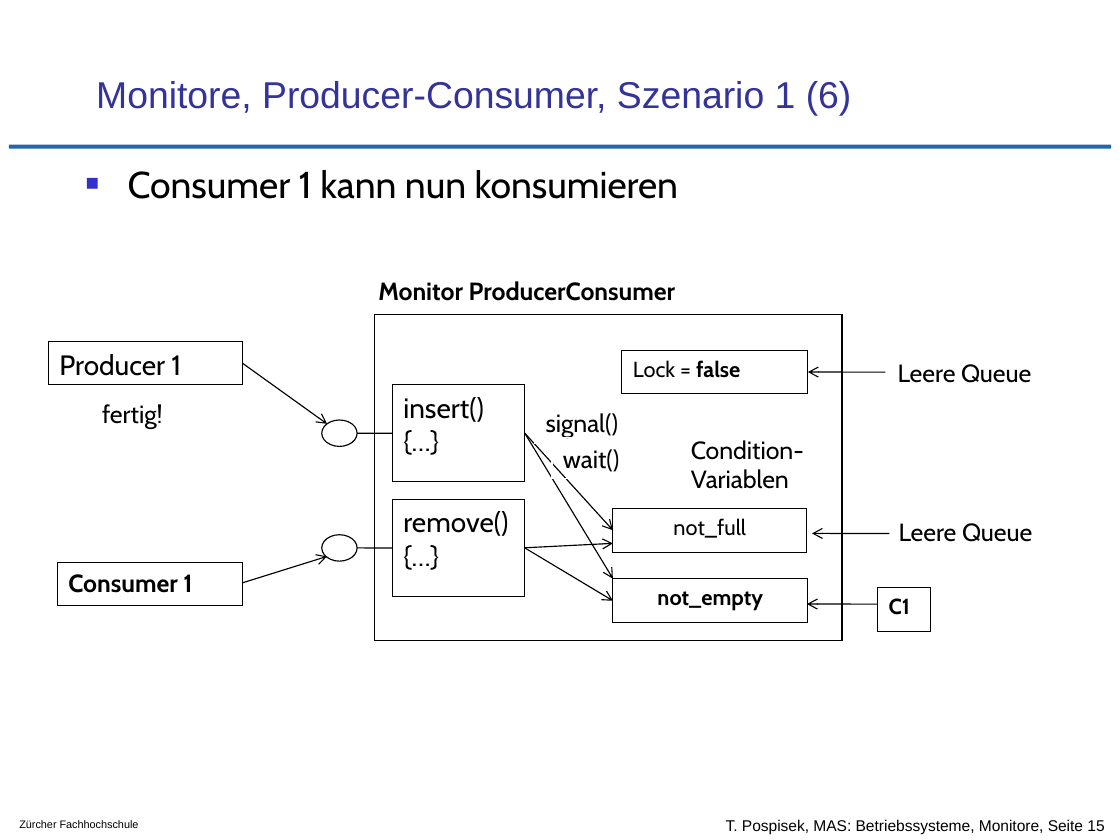
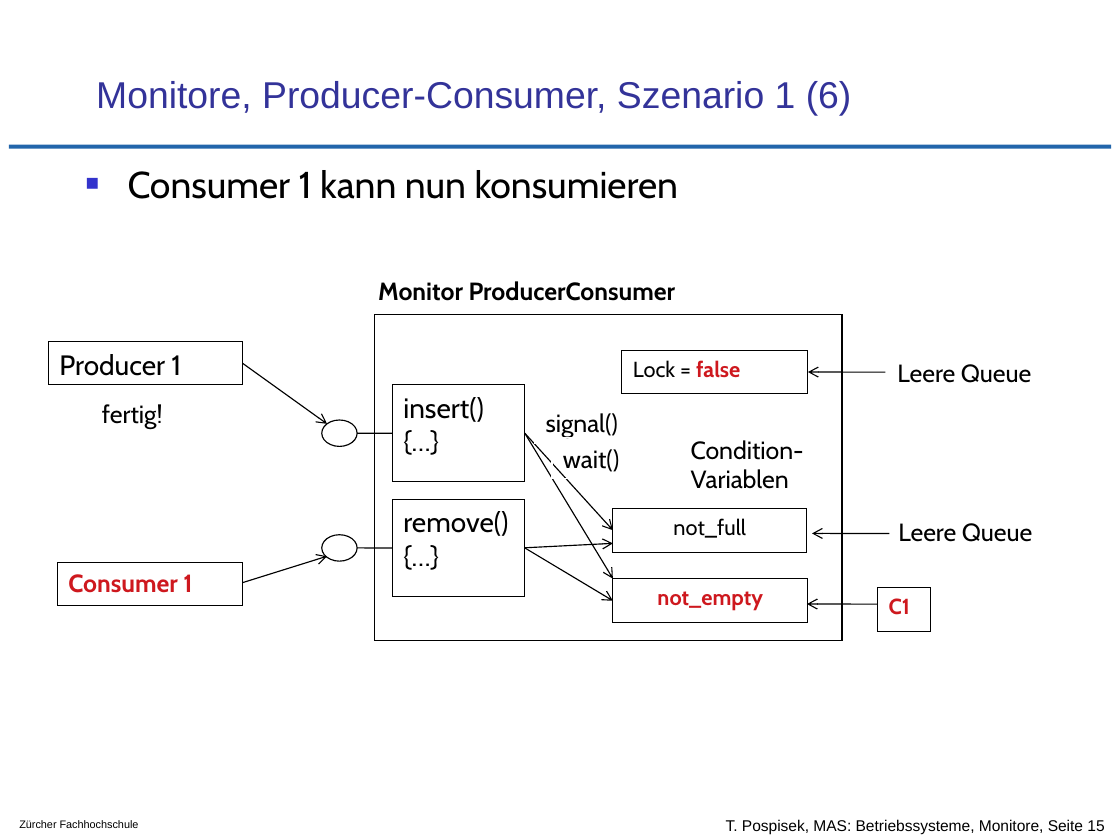
Before and after one commit to tpo/betriebssysteme, a slide deck: slide 15 of 08_Koordination_und_Synchronisation_Monitore.odp. Drawn at 1120x840 pixels with LibreOffice and Linux fonts; fonts in the diff are those of the drawing; background and template pictures are left out. Boxes give left, top, right and bottom in pixels: in the first picture for what was removed or moved away, otherwise in the second. Text is boxed around its words. In the diff, an @@ line names an element or a change of style, - is before the commit and + after.

```diff
--- a/08_Koordination_und_Synchronisation_Monitore.odp
+++ b/08_Koordination_und_Synchronisation_Monitore.odp
@@ rectangle "Lock = false" at bbox=[622, 351, 808, 394]: text colour #000000 to #CE181E in "false" @@
@@ text colour #000000 to #CE181E in 3 elements at bbox=[613, 579, 808, 623], bbox=[57, 562, 242, 606], bbox=[878, 588, 931, 632] @@
```
Also in this commit, not shown: 12 other slides changed, 1 other file.
